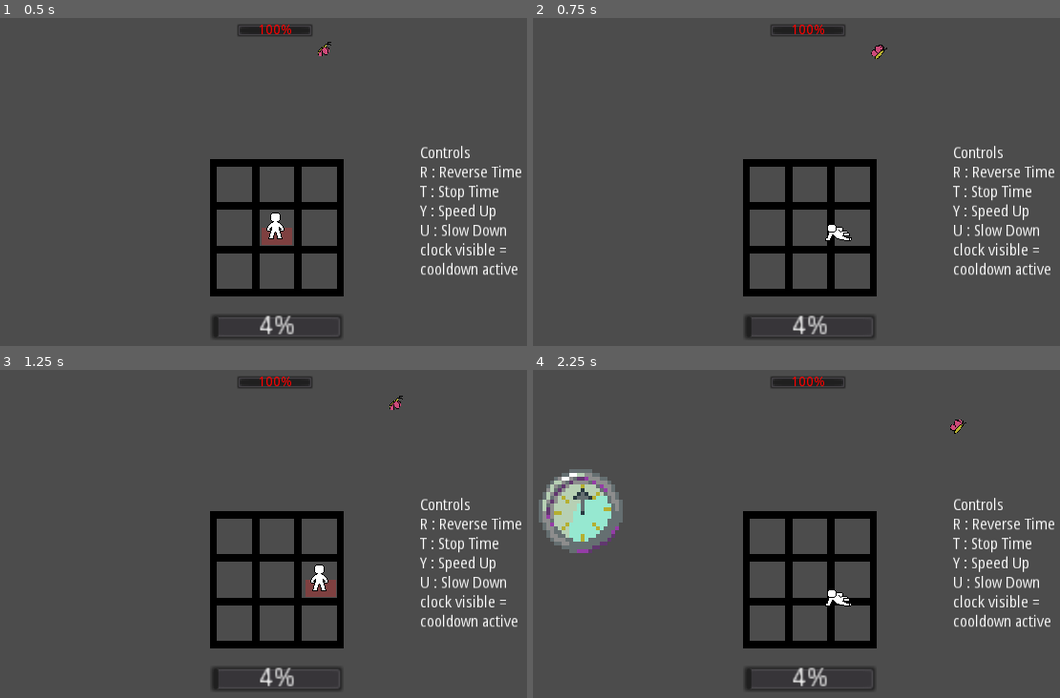
Above: before the commit, frames 1-4 (two rows, left to right).
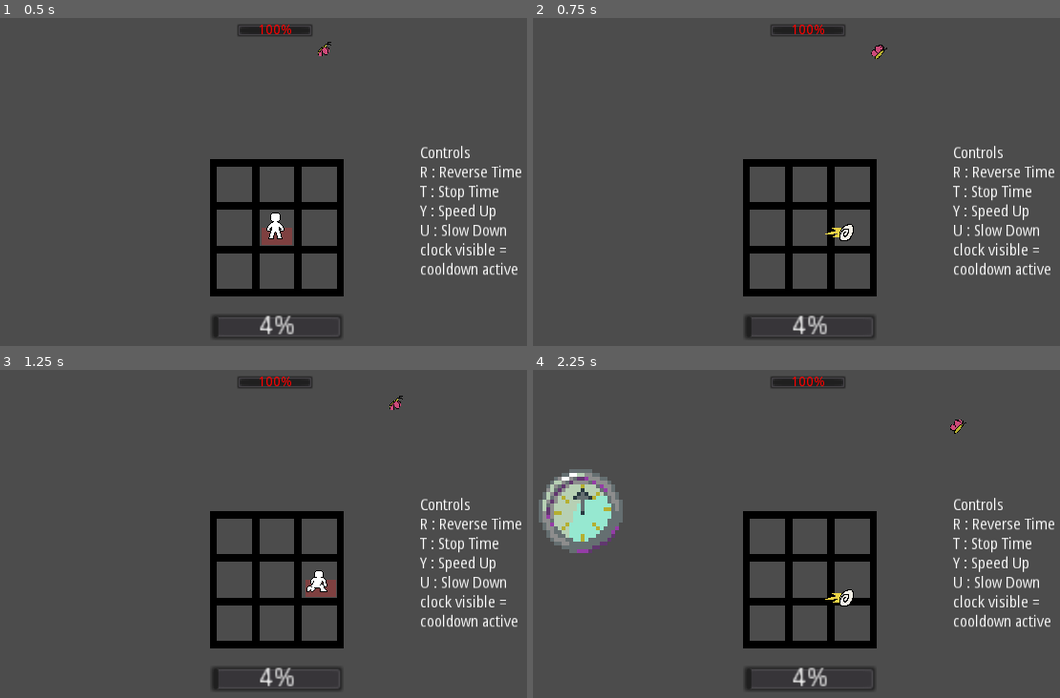
Above: after the commit, the same moments.

Repository: andersAsch0/Island-Game
Game: Godot game, scene res://scenes/BattleMode.tscn
Same seed, same stepped clock (60 frames per second), same inputs: the game is played once before the commit and once after it. This scene is started directly instead of the project's main scene. Sound files missing from this copy of the repository are replaced by a short silence.
Inputs:
- Up to frame 1 (0.5 s): no input
- Up to frame 2 (0.75 s): tap Enter (ui_accept) at 0.5 s; hold Right (ui_right) from 0.53 s (still down); hold Space (dash) from 0.53 s (still down)
- Up to frame 3 (1.25 s): keep holding Right (ui_right); keep holding Space (dash); tap Enter (ui_accept) at 0.77 s
- Up to frame 4 (2.25 s): release Right (ui_right) at 1.28 s; release Space (dash) at 1.28 s; hold Down (ui_down) 1.28-2.03 s; tap F (enter_fight) at 1.35 s; tap Enter (ui_accept) at 1.52 s; hold Right (ui_right) from 2.03 s (still down); hold T (stopTime) from 2.03 s (still down)

Frame 1 is identical in both runs. In frame 2, 0.2% of the frame differs, in the area x 55-61%, y 62-69%; in frame 3, 0.1%; in frame 4, 0.2%.

Commit message:
better battle animations
plus consolidated them to one spritesheet

Diff:
--- a/scenes/BattleModePlayer.tscn
+++ b/scenes/BattleModePlayer.tscn
@@ -1,67 +1,106 @@
-[gd_scene load_steps=18 format=2]
+[gd_scene load_steps=24 format=2]
 
+[ext_resource path="res://art/battle player spritesheet.png" type="Texture" id=1]
 [ext_resource path="res://scripts/battleMode/BattleModePlayer.gd" type="Script" id=2]
 [ext_resource path="res://scripts/HurtBox.gd" type="Script" id=4]
 [ext_resource path="res://scripts/HitBox.gd" type="Script" id=5]
-[ext_resource path="res://art/battle roll spritesheet .png" type="Texture" id=8]
 
-[sub_resource type="AtlasTexture" id=52]
-atlas = ExtResource( 8 )
-region = Rect2( 160, 0, 32, 32 )
+[sub_resource type="AtlasTexture" id=26]
+atlas = ExtResource( 1 )
+region = Rect2( 64, 128, 32, 32 )
 
-[sub_resource type="AtlasTexture" id=53]
-atlas = ExtResource( 8 )
+[sub_resource type="AtlasTexture" id=27]
+atlas = ExtResource( 1 )
+region = Rect2( 128, 128, 32, 32 )
+
+[sub_resource type="AtlasTexture" id=28]
+atlas = ExtResource( 1 )
+region = Rect2( 64, 160, 32, 32 )
+
+[sub_resource type="AtlasTexture" id=29]
+atlas = ExtResource( 1 )
+region = Rect2( 96, 160, 32, 32 )
+
+[sub_resource type="AtlasTexture" id=30]
+atlas = ExtResource( 1 )
+region = Rect2( 0, 128, 32, 32 )
+
+[sub_resource type="AtlasTexture" id=31]
+atlas = ExtResource( 1 )
+region = Rect2( 32, 128, 32, 32 )
+
+[sub_resource type="AtlasTexture" id=32]
+atlas = ExtResource( 1 )
+region = Rect2( 0, 0, 32, 32 )
+
+[sub_resource type="AtlasTexture" id=33]
+atlas = ExtResource( 1 )
+region = Rect2( 128, 64, 32, 32 )
+
+[sub_resource type="AtlasTexture" id=34]
+atlas = ExtResource( 1 )
+region = Rect2( 160, 64, 32, 32 )
+
+[sub_resource type="AtlasTexture" id=35]
+atlas = ExtResource( 1 )
+region = Rect2( 32, 64, 32, 32 )
+
+[sub_resource type="AtlasTexture" id=36]
+atlas = ExtResource( 1 )
+region = Rect2( 64, 64, 32, 32 )
+
+[sub_resource type="AtlasTexture" id=37]
+atlas = ExtResource( 1 )
+region = Rect2( 96, 64, 32, 32 )
+
+[sub_resource type="AtlasTexture" id=38]
+atlas = ExtResource( 1 )
+region = Rect2( 32, 0, 32, 32 )
+
+[sub_resource type="AtlasTexture" id=39]
+atlas = ExtResource( 1 )
 region = Rect2( 64, 0, 32, 32 )
 
-[sub_resource type="AtlasTexture" id=49]
-atlas = ExtResource( 8 )
-region = Rect2( 0, 0, 32, 32 )
-
-[sub_resource type="AtlasTexture" id=50]
-atlas = ExtResource( 8 )
-region = Rect2( 128, 0, 32, 32 )
-
-[sub_resource type="AtlasTexture" id=46]
-atlas = ExtResource( 8 )
-region = Rect2( 160, 0, 32, 32 )
-
-[sub_resource type="AtlasTexture" id=51]
-atlas = ExtResource( 8 )
-region = Rect2( 0, 0, 32, 32 )
-
-[sub_resource type="AtlasTexture" id=43]
-atlas = ExtResource( 8 )
-region = Rect2( 32, 0, 32, 32 )
-
-[sub_resource type="AtlasTexture" id=47]
-atlas = ExtResource( 8 )
-region = Rect2( 64, 0, 32, 32 )
-
-[sub_resource type="AtlasTexture" id=48]
-atlas = ExtResource( 8 )
+[sub_resource type="AtlasTexture" id=40]
+atlas = ExtResource( 1 )
 region = Rect2( 96, 0, 32, 32 )
 
 [sub_resource type="SpriteFrames" id=10]
 animations = [ {
-"frames": [ SubResource( 52 ), SubResource( 53 ) ],
+"frames": [ SubResource( 26 ), SubResource( 27 ) ],
+"loop": true,
+"name": "ball horizontal",
+"speed": 15.0
+}, {
+"frames": [ SubResource( 28 ), SubResource( 29 ) ],
+"loop": true,
+"name": "ball vertical",
+"speed": 15.0
+}, {
+"frames": [ SubResource( 30 ), SubResource( 31 ) ],
 "loop": false,
 "name": "die",
 "speed": 0.5
 }, {
-"frames": [ SubResource( 49 ) ],
+"frames": [ SubResource( 32 ) ],
 "loop": true,
 "name": "idle",
 "speed": 5.0
 }, {
-"frames": [ SubResource( 50 ), SubResource( 46 ), SubResource( 46 ), SubResource( 46 ), SubResource( 46 ), SubResource( 51 ) ],
+"frames": [ SubResource( 33 ), SubResource( 34 ), SubResource( 34 ), SubResource( 34 ), SubResource( 34 ), SubResource( 34 ), SubResource( 34 ) ],
 "loop": false,
 "name": "land",
 "speed": 14.0
 }, {
-"frames": [ SubResource( 43 ), SubResource( 47 ), SubResource( 48 ) ],
+"frames": [ SubResource( 35 ), SubResource( 36 ), SubResource( 37 ) ],
 "loop": false,
-"name": "roll",
+"name": "roll horizontal",
 "speed": 11.0
+}, {
+"frames": [ SubResource( 38 ), SubResource( 39 ), SubResource( 40 ) ],
+"loop": true,
+"name": "roll vertical",
+"speed": 5.0
 } ]
 
 [sub_resource type="CapsuleShape2D" id=11]
@@ -94,8 +133,7 @@
 [node name="Animations" type="AnimatedSprite" parent="."]
 scale = Vector2( 0.5, 0.5 )
 frames = SubResource( 10 )
-animation = "die"
-frame = 1
+animation = "idle"
 playing = true
 
 [node name="DashTimer" type="Timer" parent="."]
--- a/scripts/battleMode/BattleModePlayer.gd
+++ b/scripts/battleMode/BattleModePlayer.gd
@@ -42,6 +42,12 @@
 	if $inputTimer.time_left > 0: #if mid jump
 		position.x += (storagePos.x - position.x)/$inputTimer.time_left * delta
 		position.y += (storagePos.y - position.y)/$inputTimer.time_left * delta
+		if abs(storagePos.x - position.x) >= abs(storagePos.y - position.y):
+			$Animations.animation = "ball horizontal"
+			$Animations.flip_h = storagePos.x < position.x
+		else:
+			$Animations.animation = "ball vertical"
+			$Animations.flip_v = storagePos.y < position.y
 
 #	#movement
 #	var input = Vector2.ZERO
@@ -116,13 +122,13 @@
 		$HurtBox/CollisionShape2D.disabled = true
 		$HitBox/CollisionShape2D.disabled = true
 		$ColorRect.visible = false
-		$Animations.play("roll")
 		$inputTimer.start()
 	# on any of those 8 actions, start timer
 	# on timer end, update position
 	# actions during timer cant restart it
 func _on_inputTimer_timeout():
 	position = storagePos
+	$Animations.flip_v = false
 	$Animations.play("land")
 	$HurtBox/CollisionShape2D.disabled = false
 	$HitBox/CollisionShape2D.disabled = false
Binary file removed: art/battle jump spritesheet .png
Binary file added: art/battle player spritesheet.png
Not shown, changed: art/battle player spritesheet.png.import
Binary file removed: art/battle roll spritesheet .png
Not shown, removed: art/battle roll spritesheet .png.import
Binary file removed: art/battle roll spritesheet.png
Not shown, removed: art/battle roll spritesheet.png.import
